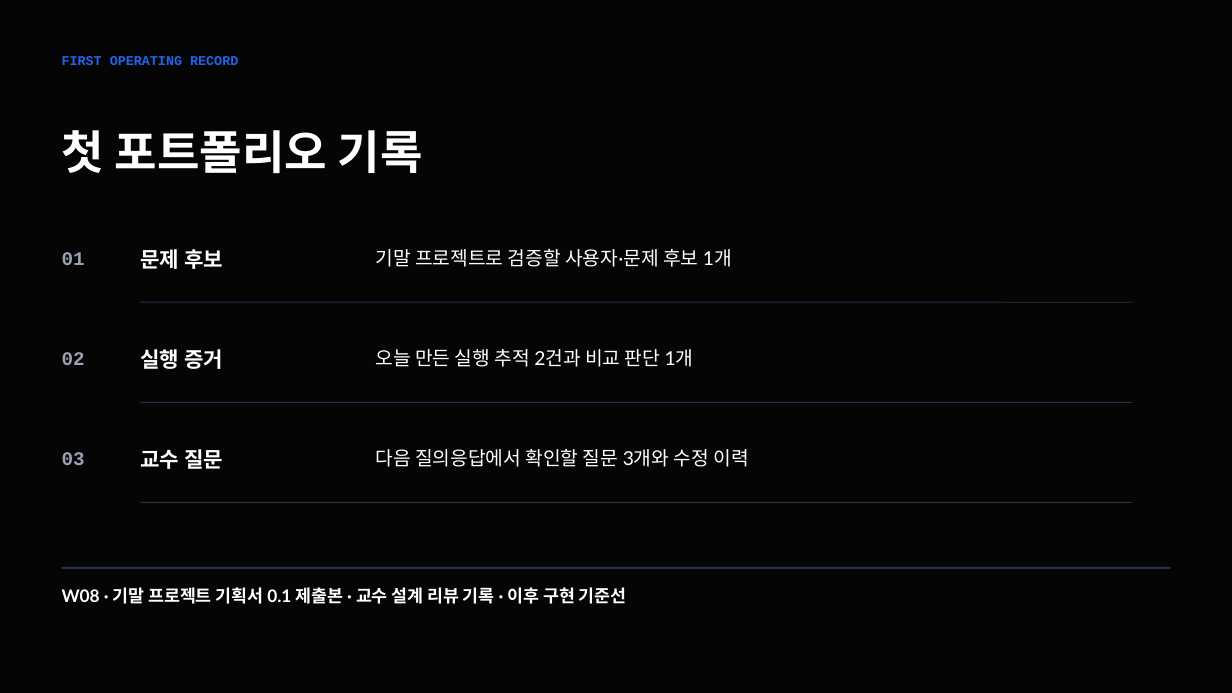
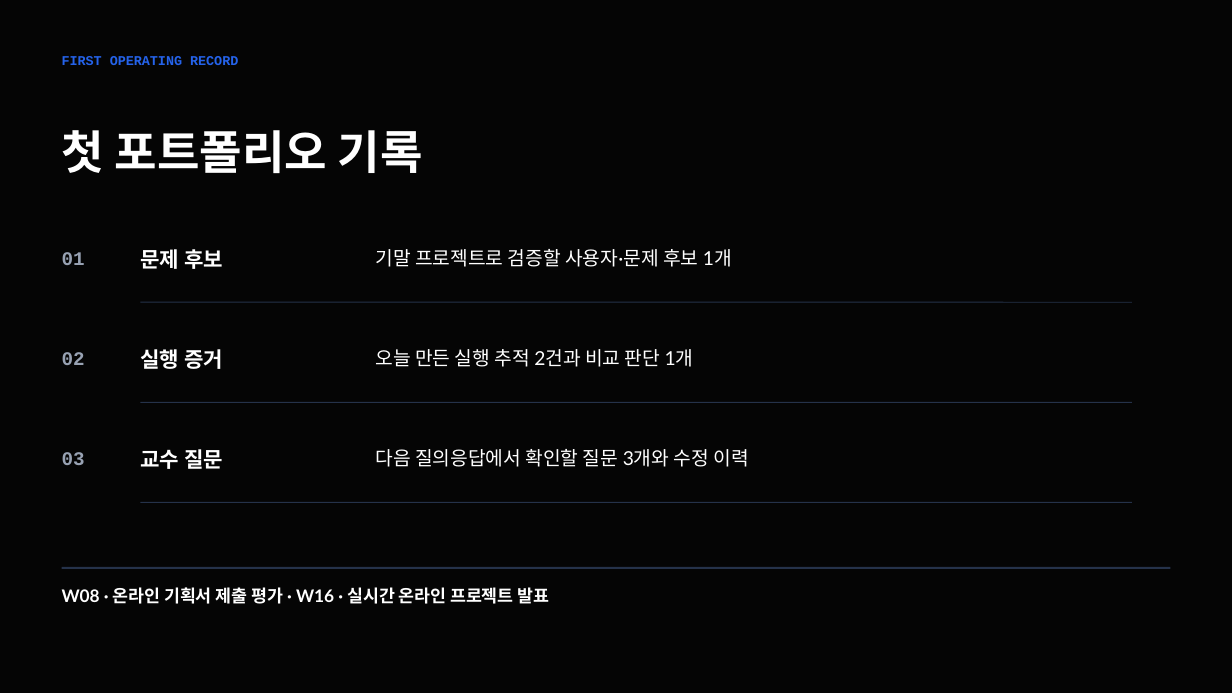
Before and after one commit to smilesjcha/llmops-16week, a slide deck: slide 80 of week01/lecture/01_week1_llmops_kickoff.pptx. Drawn at 1232x693 pixels with LibreOffice and Linux fonts; fonts in the diff are those of the drawing. Boxes give left, top, right and bottom in pixels: in the first picture for what was removed or moved away, otherwise in the second. Text is boxed around its words. In the diff, an @@ line names an element or a change of style, - is before the commit and + after.

```diff
--- a/week01/lecture/01_week1_llmops_kickoff.pptx
+++ b/week01/lecture/01_week1_llmops_kickoff.pptx
@@ text at (62, 587, 550, 604): text changed @@
-W08 · 기말 프로젝트 기획서 0.1 제출본 · 교수 설계 리뷰 기록 · 이후 구현 기준선
+W08 · 온라인 기획서 제출 평가 · W16 · 실시간 온라인 프로젝트 발표
```
Also in this commit, not shown: 5 other slides changed, 16 other files.
